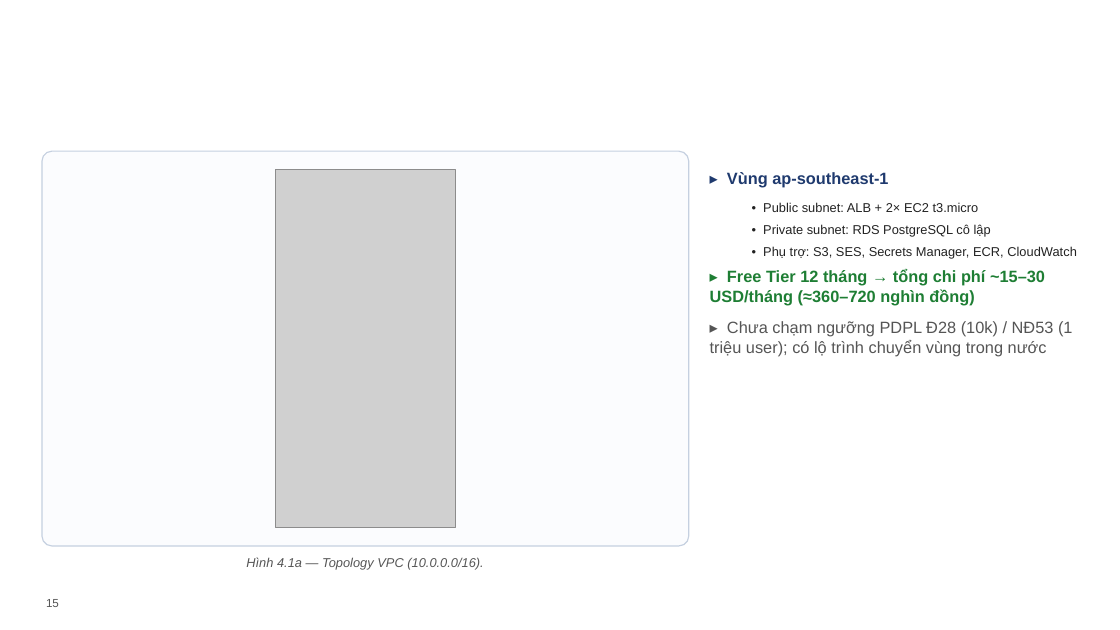
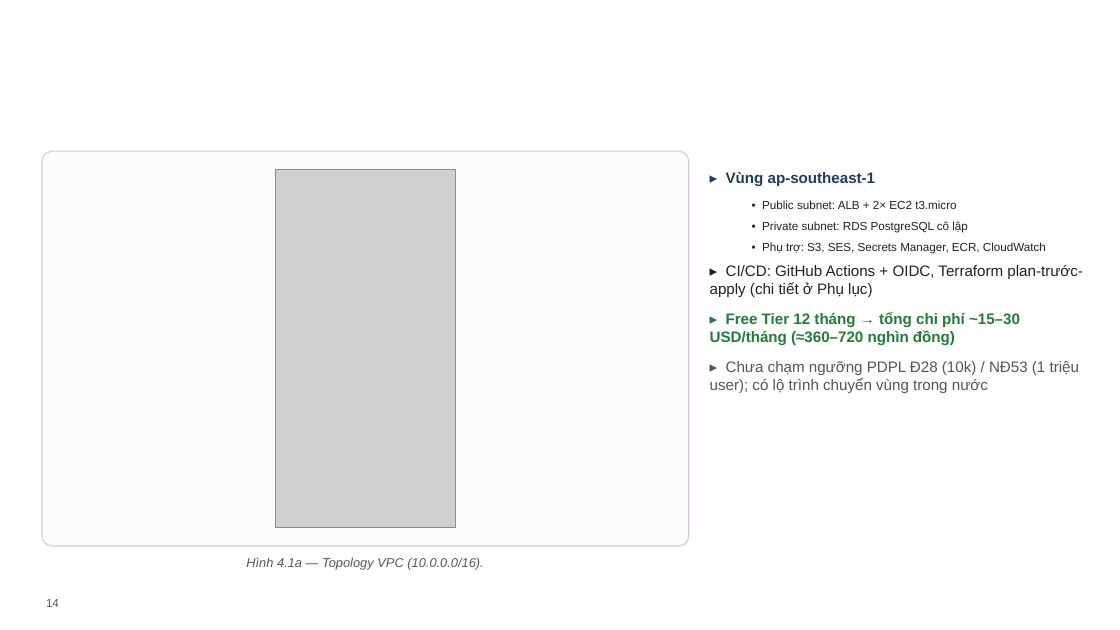
Before and after one commit to VictorAurelius/2026-Kite-Class-Platform, a slide deck: slide 14 of documents/08-thesis/defense/KiteHub-baove-khoaluan-20slide.pptx (slide 15 before the commit). Drawn at 1120x630 pixels with LibreOffice and Linux fonts; fonts in the diff are those of the drawing; grey boxes stand for pictures; background and template pictures are left out. Boxes give left, top, right and bottom in pixels: in the first picture for what was removed or moved away, otherwise in the second. Text is boxed around its words. In the diff, an @@ line names an element or a change of style, - is before the commit and + after.

```diff
--- a/documents/08-thesis/defense/KiteHub-baove-khoaluan-20slide.pptx
+++ b/documents/08-thesis/defense/KiteHub-baove-khoaluan-20slide.pptx
@@ text at [710, 172, 1079, 393]: size 14 to 13 pt in "▸ Vùng ap-southeast-1", "▸ Free Tier 12 tháng → tổng ...", "▸ Chưa chạm ngưỡng PDPL Đ28 (10k) ..."; size 11 to 10 pt in "• Public subnet: ALB + 2× EC2 ...", "• Private subnet: RDS PostgreSQL cô lập", "• Phụ trợ: S3, SES, Secrets Manager, ..." @@
@@ text at [710, 265, 1083, 297]: paragraph added @@
+▸ CI/CD: GitHub Actions + OIDC, Terraform plan-trước-apply (chi tiết ở Phụ lục)
@@ text at [46, 599, 59, 607]: text changed @@
-15
+14
```
Also in this commit, not shown: 15 other slides changed, 2 slides added, 1 slide removed, 2 other files.
